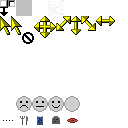
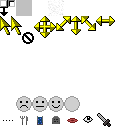
Before/after of a 128x128 layered artwork. What changed in the layer stack:
painted on "Background" over [83, 113, 111, 127]
